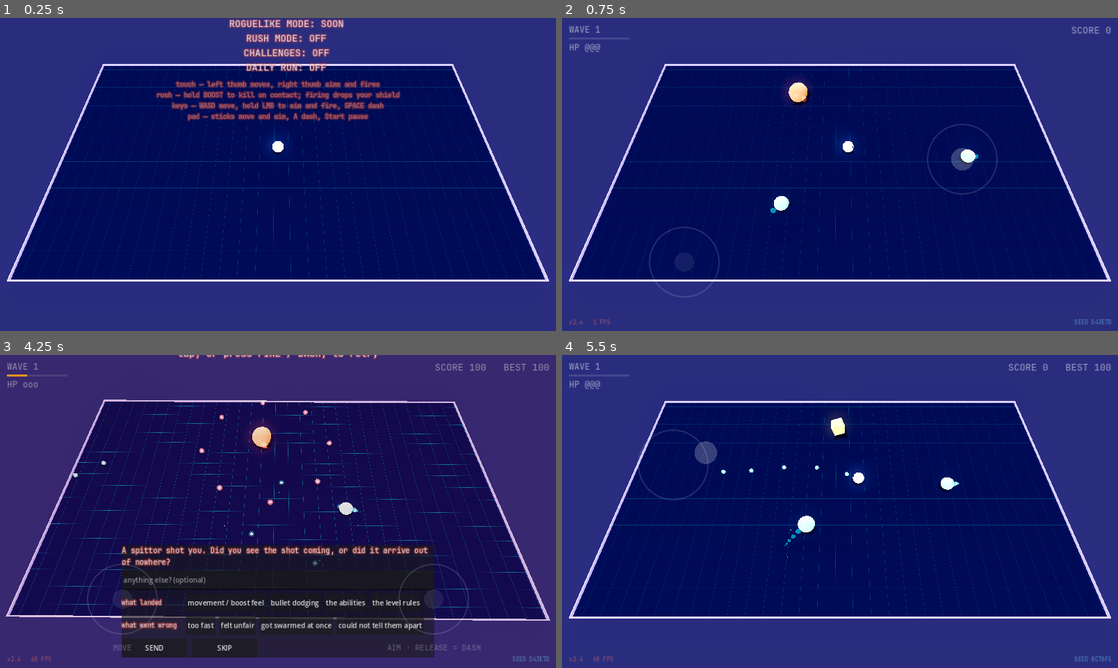
Above: before the commit, frames 1-4 (two rows, left to right).
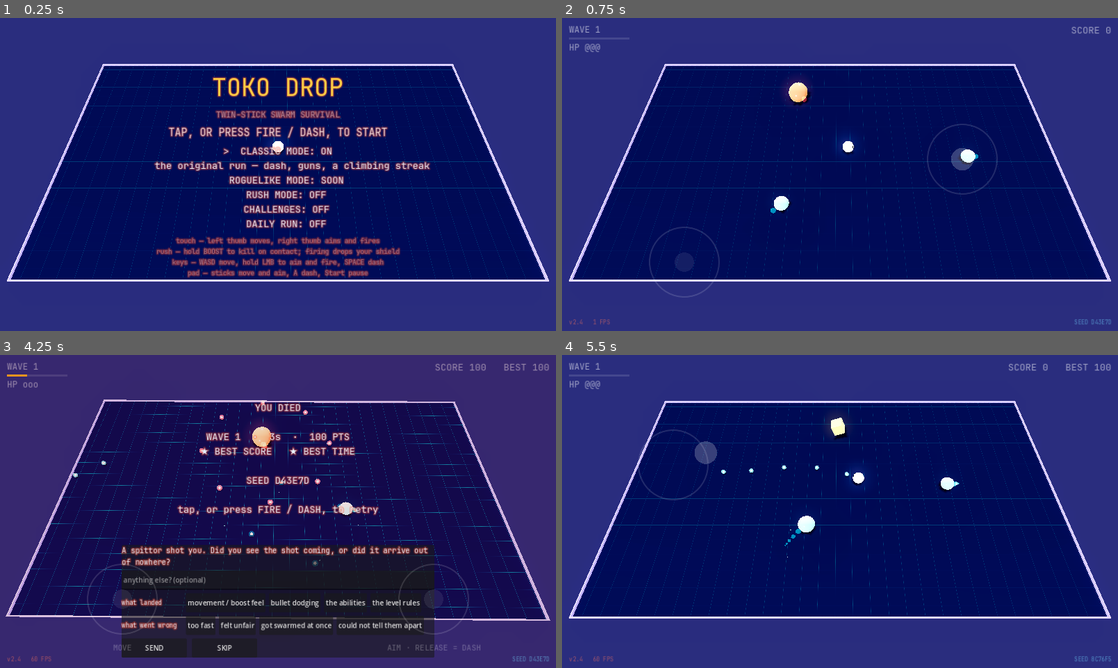
Above: after the commit, the same moments.

Repository: mbace1/toko-drop-godot
Game: Godot game, scene res://scenes/main.tscn
The game is run twice, just before and just after one commit, with the same random seed, the same clock (stepped at 60 frames per second) and the same inputs.
Inputs (mouse positions are in pixels of both pictures, inside the frame that each line leads up to):
- Up to frame 1 (0.25 s): no input
- Up to frame 2 (0.75 s): tap Enter at 0.5 s; move the mouse to (962, 158) at 0.52 s; hold D (move_right) from 0.53 s (still down); tap Space (dash) at 0.6 s; click (962, 158) at 0.67 s
- Up to frame 3 (4.25 s): release D (move_right) at 1.25 s; drag from (166, 527) to (250, 574) at 1.27 s; move the mouse to (333, 442) at 2.02 s; hold D (move_right) 2.03-2.75 s; hold Shift 2.03-2.75 s; click (333, 442) at 2.17 s; drag from (250, 574) to (111, 464) at 2.77 s; move the mouse to (444, 558) at 3.52 s; hold A (move_left) from 3.53 s (still down); tap Space (dash) at 3.6 s; click (444, 558) at 3.67 s
- Up to frame 4 (5.5 s): release A (move_left) at 4.25 s; click "SEND" at 4.25 s; drag from (673, 464) to (756, 433) at 5.02 s

The runs differ from the first frame. In frame 1, 11% of the frame differs, in the area x 27-78%, y 0-84%; in frame 2, nothing differs; in frame 3, 2.3%; in frame 4, nothing differs.

Commit message:
Centre the menu properly: stop writing position on a centre-anchored control
The menu sat about a third of the way down a tall phone screen instead
of centred. Measured rather than guessed — a debug print in the running
Web build reported the box at y=-231 inside a 720-tall reference, i.e.
centred on 0 rather than on 360.

Cause: the menu was a PRESET_CENTER control that several code paths
reset with `position.y = 0`. On a centre-anchored control that does not
mean "back to the middle" — it pins the box to the TOP of the rect and
grows it symmetrically about that. It is now a CenterContainer doing the
centring with nothing ever writing `position` on the menu again, and the
feedback panel's lift is expressed as shrinking the centring area from
the bottom by 240 (whose centre is exactly 120 higher) rather than as a
position write a container would overwrite anyway.

Also gave the HUD a single fixed 1280x720 root Control that every HUD
element hangs off, instead of parenting them straight to the CanvasLayer
where their anchors resolve against the ~1280x2600 stretched viewport.

One thing the measurement CORRECTED rather than confirmed: I had
believed the bottom corner readouts were being pushed off-screen, since
they appear in none of the earlier screenshots and have no hide path.
They were on-screen the whole time at root y=690 — just small and dim.
They are plainly legible in the verification capture ("v2.4 1 FPS",
"SEED 30A1D5"). Worth recording that the guess was wrong and the print
was right.

Verified: smoke green, clean headless boot, and Playwright captures of
both the centred title and a real paused run.

Co-Authored-By: Claude Sonnet 5 <noreply@anthropic.com>
Claude-Session: https://claude.ai/code/session_01YVYCthnnpMWQ6WawyhARue

Diff:
--- a/scripts/main.gd
+++ b/scripts/main.gd
@@ -208,6 +208,8 @@
 var _cta_label: Label
 var _controls_label: Label
 var _menu_box: VBoxContainer
+var _menu_center: CenterContainer
+var _hud_root: Control
 
 ## main.js's own check, ported verbatim: the ACTUAL device/window aspect,
 ## not a stored preference — a game that opens portrait and gets rotated
@@ -501,10 +503,37 @@
 	var k := minf(logical.x / HUD_BASE_SIZE.x, logical.y / HUD_BASE_SIZE.y)
 	var offset := (logical - HUD_BASE_SIZE * k) * 0.5
 	hud.transform = Transform2D(Vector2(k, 0.0), Vector2(0.0, k), offset)
+	# Re-assert the design rect: a resize can otherwise leave the root sized to
+	# whatever the viewport last was, which puts every anchored child back where
+	# this wrapper exists to stop them going.
+	if _hud_root != null:
+		_hud_root.position = Vector2.ZERO
+		_hud_root.size = HUD_BASE_SIZE
 
 func _setup_hud() -> void:
 	hud = CanvasLayer.new()
 	add_child(hud)
+
+	# EVERY HUD control hangs off this one fixed 1280x720 rect rather than off
+	# the CanvasLayer directly. A Control parented straight to a bare
+	# CanvasLayer resolves its anchors against the VIEWPORT, which in portrait
+	# is ~1280x2600 after the canvas_items/expand stretch — nothing like the
+	# 1280x720 reference `_update_hud_transform()` then maps onto the screen.
+	# So anchored elements landed wherever that mismatch put them: the menu sat
+	# about a third of the way down instead of centred, and the two bottom
+	# corner readouts (version/FPS, run seed) were pushed clean off the bottom
+	# of the screen — they have no hide path and appear in none of this port's
+	# screenshots, which is how it was noticed.
+	#
+	# Sizing it manually rather than anchoring it is the same lesson
+	# `touch_sticks.gd` already carries: under a bare CanvasLayer, a top-level
+	# Control's rect is not reliably maintained for you.
+	_hud_root = Control.new()
+	_hud_root.mouse_filter = Control.MOUSE_FILTER_IGNORE
+	_hud_root.position = Vector2.ZERO
+	_hud_root.size = HUD_BASE_SIZE
+	hud.add_child(_hud_root)
+
 	_update_hud_transform()
 
 	# Top-left stack: WAVE, the progress bar, then the HP pips — the browser
@@ -512,7 +541,7 @@
 	var left := VBoxContainer.new()
 	left.position = Vector2(16, 12)
 	left.add_theme_constant_override("separation", 4)
-	hud.add_child(left)
+	_hud_root.add_child(left)
 
 	_wave_label = _make_hud_label(20)
 	left.add_child(_wave_label)
@@ -544,7 +573,7 @@
 	_score_label.grow_horizontal = Control.GROW_DIRECTION_BEGIN
 	_score_label.position = Vector2(-16, 12)
 	_score_label.horizontal_alignment = HORIZONTAL_ALIGNMENT_RIGHT
-	hud.add_child(_score_label)
+	_hud_root.add_child(_score_label)
 
 	# Death wash. The browser floods the whole screen red on death and it is
 	# most of why dying LANDS; a text swap alone reads as a menu appearing.
@@ -552,7 +581,7 @@
 	_death_wash.set_anchors_preset(Control.PRESET_FULL_RECT)
 	_death_wash.color = Color(0.55, 0.02, 0.05, 0.0)
 	_death_wash.mouse_filter = Control.MOUSE_FILTER_IGNORE
-	hud.add_child(_death_wash)
+	_hud_root.add_child(_death_wash)
 
 	# main.js's title screen builds its hierarchy out of SIZE and OPACITY, not
 	# out of one wall of text: the subtitle is 13px at 0.5 alpha, the call to
@@ -568,14 +597,25 @@
 	# A container cannot get it wrong. It also means the pause/death/recap
 	# screens still work unchanged — they hide the other four labels, the box
 	# is then just _msg_label, and it centres exactly as it did before.
+	# A CenterContainer does the centring, and nothing ever writes `position` on
+	# the menu again. That last part is the actual bug this replaced: the menu
+	# used to be a PRESET_CENTER control that several code paths reset with
+	# `position.y = 0`, and on a centre-anchored control that does not mean
+	# "back to the middle" — it pins the box to the TOP of the design rect and
+	# then grows it symmetrically about that, so the whole menu sat about a
+	# third of the way down a tall screen. Measured, not guessed: a debug print
+	# in the running Web build reported the box at y=-231 inside a 720-tall
+	# reference, i.e. centred on 0 rather than on 360.
+	_menu_center = CenterContainer.new()
+	_menu_center.set_anchors_preset(Control.PRESET_FULL_RECT)
+	_menu_center.mouse_filter = Control.MOUSE_FILTER_IGNORE
+	_hud_root.add_child(_menu_center)
+
 	_menu_box = VBoxContainer.new()
-	_menu_box.set_anchors_preset(Control.PRESET_CENTER)
-	_menu_box.grow_horizontal = Control.GROW_DIRECTION_BOTH
-	_menu_box.grow_vertical = Control.GROW_DIRECTION_BOTH
 	_menu_box.alignment = BoxContainer.ALIGNMENT_CENTER
 	_menu_box.add_theme_constant_override("separation", 10)
 	_menu_box.mouse_filter = Control.MOUSE_FILTER_IGNORE
-	hud.add_child(_menu_box)
+	_menu_center.add_child(_menu_box)
 
 	_title_label = _make_label(56)
 	_title_label.text = "TOKO DROP"
@@ -616,7 +656,7 @@
 	_corner_l.set_anchors_preset(Control.PRESET_BOTTOM_LEFT)
 	_corner_l.grow_vertical = Control.GROW_DIRECTION_BEGIN
 	_corner_l.position = Vector2(16, -30)
-	hud.add_child(_corner_l)
+	_hud_root.add_child(_corner_l)
 
 	_corner_r = _make_hud_label(13)
 	_corner_r.add_theme_color_override("font_color", Color(0.45, 0.85, 1.0, 0.55))
@@ -625,7 +665,7 @@
 	_corner_r.grow_vertical = Control.GROW_DIRECTION_BEGIN
 	_corner_r.position = Vector2(-16, -30)
 	_corner_r.horizontal_alignment = HORIZONTAL_ALIGNMENT_RIGHT
-	hud.add_child(_corner_r)
+	_hud_root.add_child(_corner_r)
 
 	_toast = _make_label(24)
 	_toast.set_anchors_preset(Control.PRESET_CENTER_TOP)
@@ -633,7 +673,7 @@
 	_toast.position.y = 90.0
 	_toast.horizontal_alignment = HORIZONTAL_ALIGNMENT_CENTER
 	_toast.hide()
-	hud.add_child(_toast)
+	_hud_root.add_child(_toast)
 
 	_build_feedback_panel()
 
@@ -653,7 +693,7 @@
 	_fb_panel.position = Vector2(0, -24)
 	_fb_panel.custom_minimum_size = Vector2(720, 0)
 	_fb_panel.hide()
-	hud.add_child(_fb_panel)
+	_hud_root.add_child(_fb_panel)
 
 	var col := VBoxContainer.new()
 	col.add_theme_constant_override("separation", 8)
@@ -688,7 +728,7 @@
 	# SKIP sends nothing. Explicit consent by design.
 	skip.pressed.connect(func():
 		_fb_panel.hide()
-		_menu_box.position.y = 0.0)
+		_menu_center.offset_bottom = 0.0)
 	row.add_child(skip)
 
 	_fb_status = _make_label(14)
@@ -732,7 +772,10 @@
 	# summary clear of it — the retry line was being printed underneath it.
 	# The shift goes on the BOX: _msg_label is a container child now, and a
 	# container overwrites any position you set on its children.
-	_menu_box.position.y = -120.0
+	# Shrink the centring area from the bottom instead of moving the box: the
+	# centre of a 240-shorter rect is exactly 120 higher, and nothing writes
+	# `position` on a container child (which a container would overwrite anyway).
+	_menu_center.offset_bottom = -240.0
 
 func _send_feedback() -> void:
 	var run := {
@@ -746,7 +789,7 @@
 	_fb_status.text = "" if r == "" else "saved — thank you"
 	if r != "":
 		_fb_panel.hide()
-		_menu_box.position.y = 0.0
+		_menu_center.offset_bottom = 0.0
 
 ## Typography lives in `theme_kit.gd` (ThemeKit) so main.gd and touch_sticks.gd
 ## cannot drift into two different typefaces — see that file for why the font is
@@ -1792,7 +1835,7 @@
 	# found 2026-08-26 on a real phone. Defensively reset rather than trust
 	# nothing else left it open.
 	_fb_panel.hide()
-	_menu_box.position.y = 0.0
+	_menu_center.offset_bottom = 0.0
 
 ## The title screen, built as text so it reflows on a phone without a layout
 ## pass. The selected mode row is marked with a caret, the same way the
